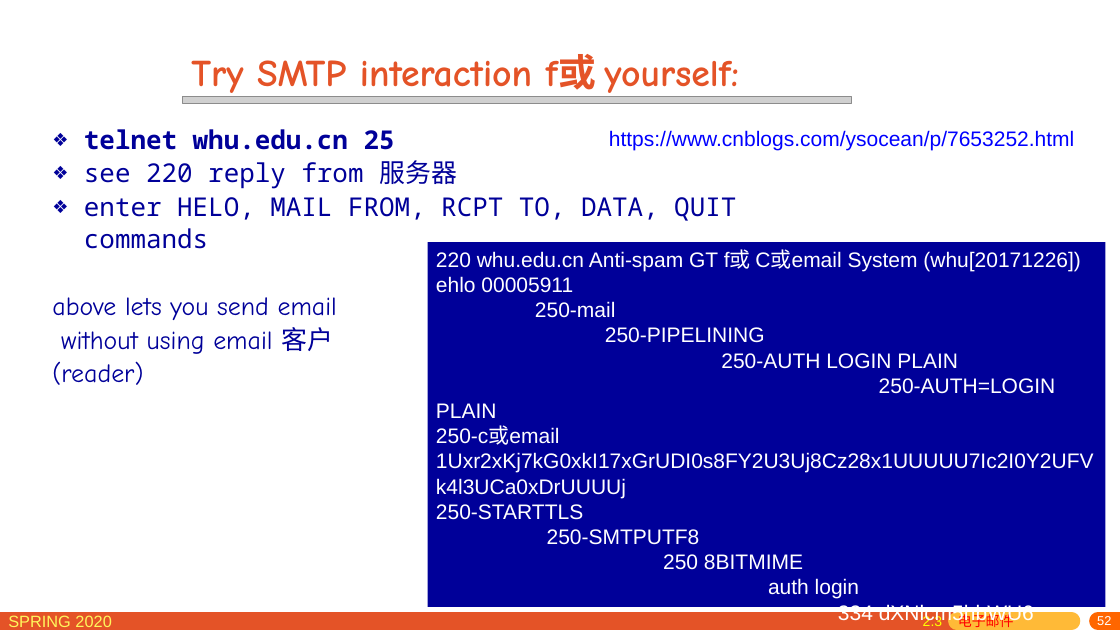
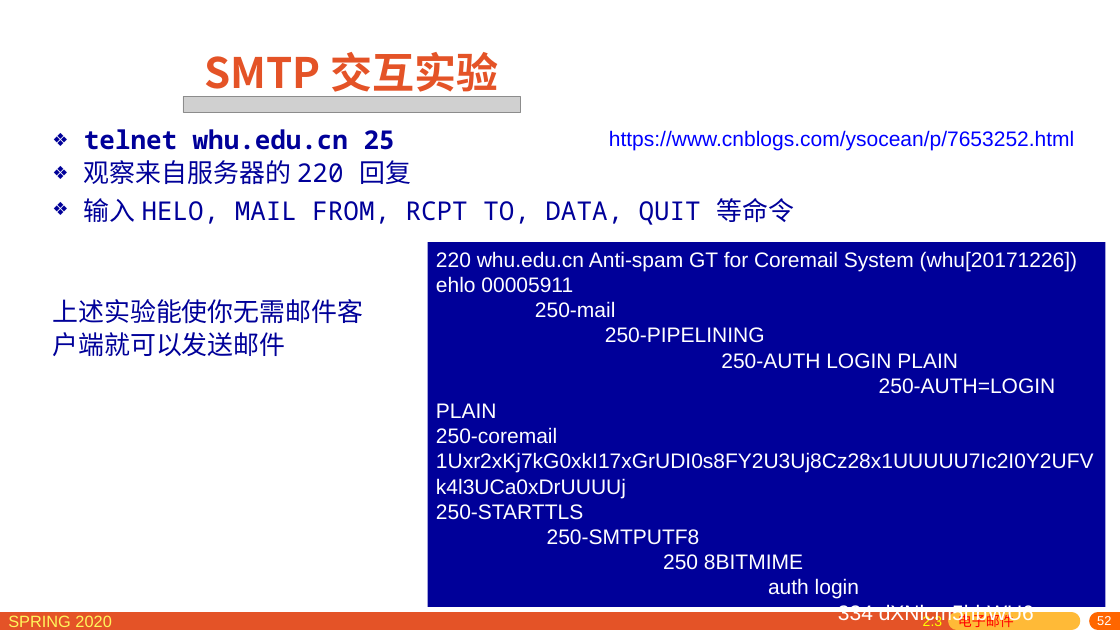
Before and after one commit to network-distributed/presentations, a slide deck: slide 52 of chapter2_cn.pptx. Drawn at 1120x630 pixels with LibreOffice and Linux fonts; fonts in the diff are those of the drawing; grey boxes stand for pictures. Boxes give left, top, right and bottom in pixels: in the first picture for what was removed or moved away, otherwise in the second. Text is boxed around its words. In the diff, an @@ line names an element or a change of style, - is before the commit and + after.

```diff
--- a/chapter2_cn.pptx
+++ b/chapter2_cn.pptx
@@ title at box(205, 52, 499, 99): text changed; size 32.4 to 36 pt; font Comic Neue to Noto Sans CJK SC @@
-Try SMTP interaction f或 yourself:
+SMTP 交互实验
@@ picture: place and size @@
-picture at box(183, 97, 851, 103)
+picture at box(183, 97, 521, 113)
@@ text at box(52, 160, 795, 356): text changed @@
-❖ see 220 reply from 服务器
-❖ enter HELO, MAIL FROM, RCPT TO, DATA, QUIT commands
-above lets you send email
-without using email 客户
-(reader)
+❖ 观察来自服务器的 220 回复
+❖ 输入 HELO, MAIL FROM, RCPT TO, DATA, QUIT 等命令
+上述实验能使你无需邮件客
+户端就可以发送邮件
@@ text in rectangle at box(436, 251, 1078, 444): text changed @@
-220 whu.edu.cn Anti-spam GT f或 C或email System (whu[20171226])
-ehlo 00005911 250-mail 250-PIPELINING 250-AUTH LOGIN PLAIN 250-AUTH=LOGIN PLAIN 250-c或email 1Uxr2xKj7kG0xkI17xGrUDI0s8FY2U3Uj8Cz28x1UUUUU7Ic2I0Y2UFVk4l3UCa0xDrUUUUj
+220 whu.edu.cn Anti-spam GT for Coremail System (whu[20171226])
+ehlo 00005911 250-mail 250-PIPELINING 250-AUTH LOGIN PLAIN 250-AUTH=LOGIN PLAIN 250-coremail 1Uxr2xKj7kG0xkI17xGrUDI0s8FY2U3Uj8Cz28x1UUUUU7Ic2I0Y2UFVk4l3UCa0xDrUUUUj
```
Also in this commit, not shown: 71 other slides changed, 1 other file.
